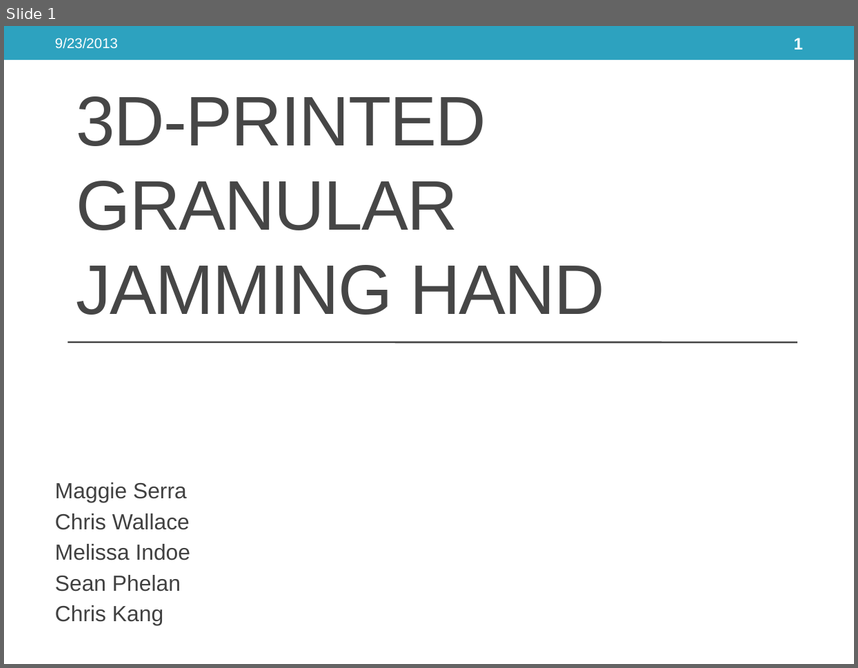
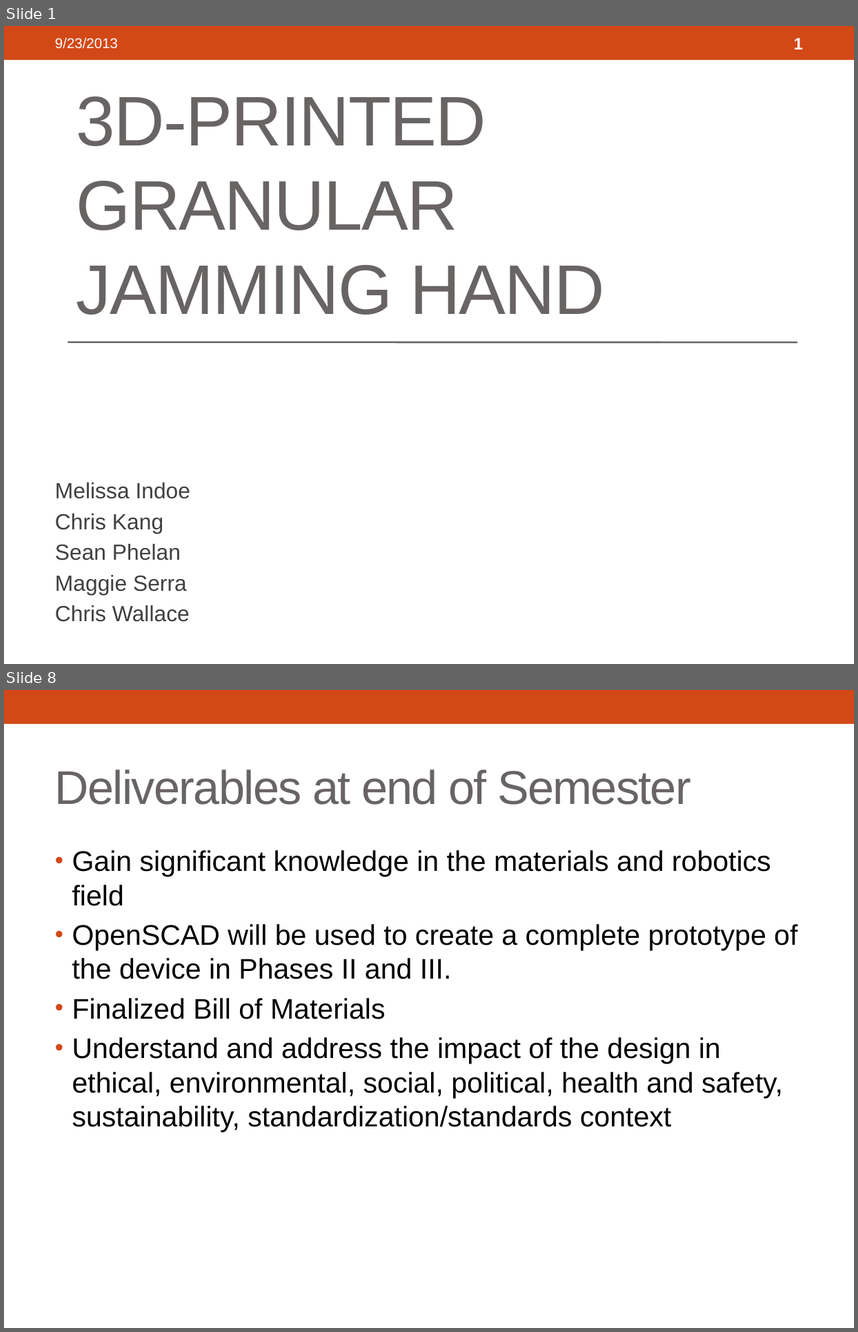
Before and after one commit to 3D-Printed-Granular-Jamming-Hand/3d-printed-granular-jamming-hand, a slide deck: ProgressReports/Presentation 1 Segments/3d-Printed Granular Jamming Hand.pptx. Shown one above the other, each under a label of ours: slide 1 before the commit, slides 1 and 8 after it; the slides between them are not shown. The pictures are 858x668 and 858x1332 pixels, drawn with LibreOffice and Linux fonts; fonts in the diff are those of the drawing. Boxes give left, top, right and bottom in pixels: in the first picture for what was removed or moved away, otherwise in the second. Text is boxed around its words. In the diff, an @@ line names an element or a change of style, - is before the commit and + after.

```diff
--- a/ProgressReports/Presentation 1 Segments/3d-Printed Granular Jamming Hand.pptx
+++ b/ProgressReports/Presentation 1 Segments/3d-Printed Granular Jamming Hand.pptx
@@ slide 8 added at bbox=[4, 690, 854, 1328], background #FFFFFF; not listed: 1 template element that a slide beside it also shows @@
@@ title added at bbox=[55, 769, 691, 805], 40 pt, text #696464 @@
+Deliverables at end of Semester
@@ text added at bbox=[72, 850, 797, 1132], 24 pt, text #000000 @@
+• Gain significant knowledge in the materials and robotics field
+• OpenSCAD will be used to create a complete prototype of the device in Phases II and III.
+• Finalized Bill of Materials
+• Understand and address the impact of the design in ethical, environmental, social, political, health and safety, sustainability, standardization/standards context
@@ slide 1 changed as well @@
@@ rectangle at bbox=[4, 26, 854, 60]: fill #2DA2BF to #D34817 @@
@@ title "3D-PRINTED GRANULAR JAMMING HAND" at bbox=[76, 96, 605, 314]: text colour #464646 to #696464 @@
@@ line (67, 342) - (797, 342): stroke #464646 1.5 pt to #696464 1.5 pt @@
@@ subtitle at bbox=[55, 482, 191, 560]: paragraphs added @@
+Melissa Indoe
+Chris Kang
+Sean Phelan
@@ subtitle at bbox=[55, 544, 191, 626]: paragraphs removed @@
-Melissa Indoe
-Sean Phelan
-Chris Kang
```
Also in this commit, not shown: 12 other slides changed, 15 other slides added.
